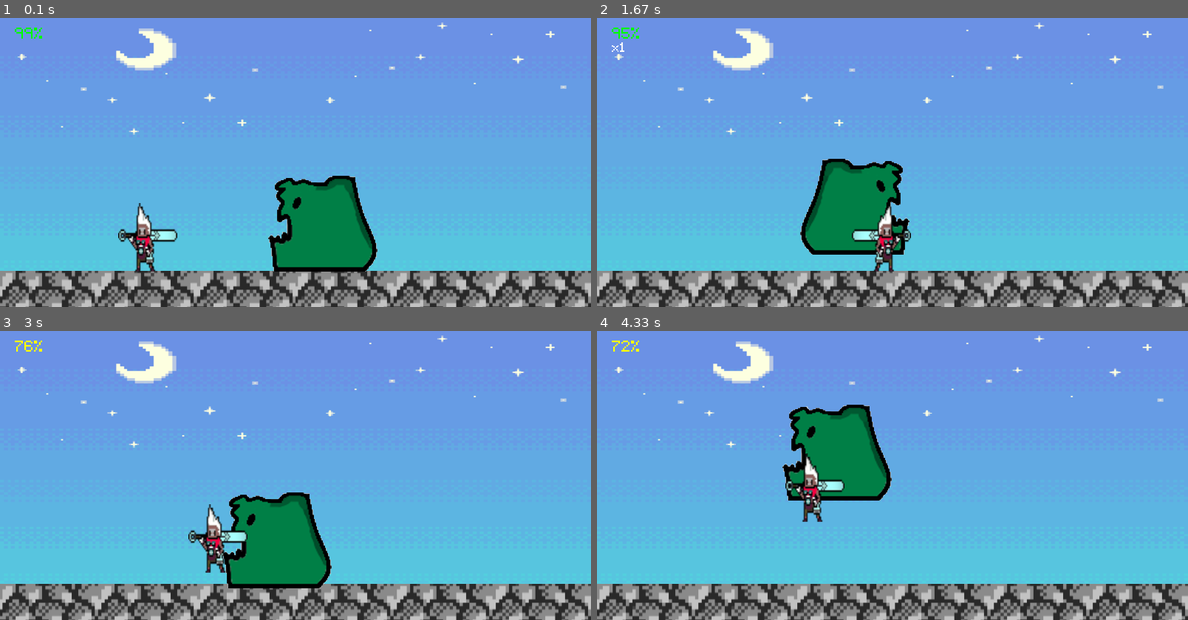
Above: before the commit, frames 1-4 (two rows, left to right).
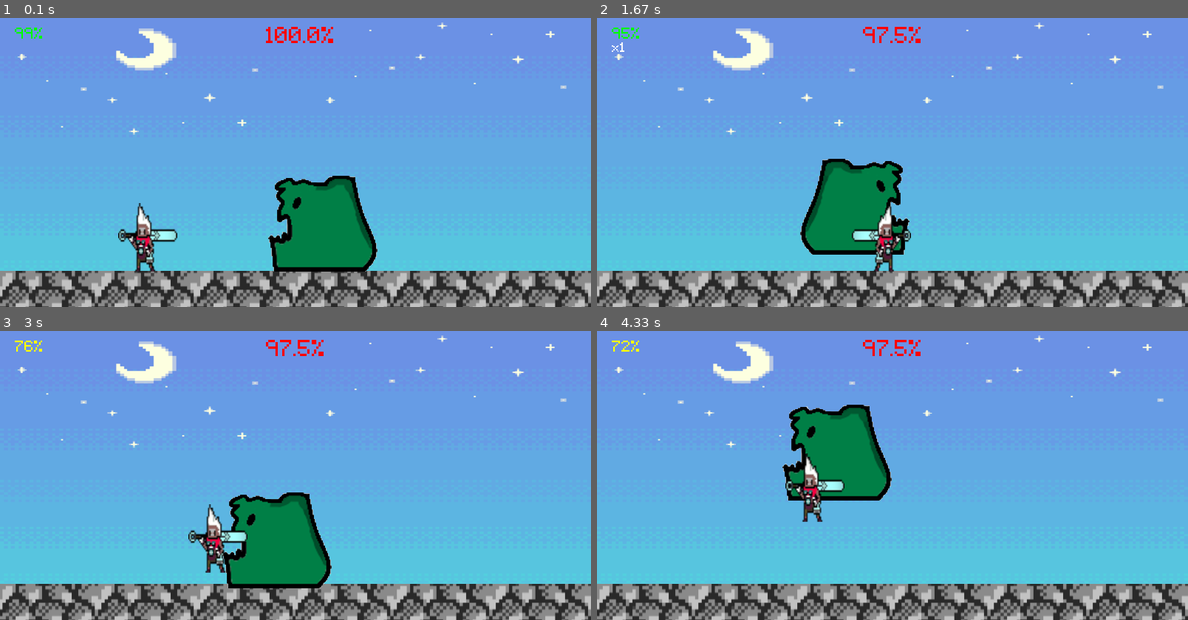
Above: after the commit, the same moments.

Repository: WINDKING-1/TheDasher
Game: pygame game, started from The dasher code.py
The game is run twice, just before and just after one commit, with the same random seed, the same clock (stepped at 60 frames per second) and the same inputs.
Inputs (mouse positions are in pixels of both pictures, inside the frame that each line leads up to):
- Up to frame 1 (0.1 s): no input
- Up to frame 2 (1.67 s): click (892, 159) at 0.38 s; hold Right 0.67-1.13 s; click (1081, 150) at 1.22 s; hold Right from 1.5 s (still down)
- Up to frame 3 (3 s): release Right at 1.97 s; hold Left 2-2.53 s; tap Space at 2.57, 2.97 s; hold Left from 2.9 s (still down)
- Up to frame 4 (4.33 s): tap Space at 3.27, 3.4, 3.7, 4.07 s; release Left at 3.3 s; hold Right 3.33-3.97 s; hold Left from 4 s (still down)

The runs differ from the first frame. In frame 1, 0.3% of the frame differs, in the area x 45-57%, y 3-9%; in frame 2, 0.2%; in frame 3, 0.2%; in frame 4, 0.2%.

Commit message:
Update The dasher code.py

Diff:
--- a/The dasher code.py
+++ b/The dasher code.py
@@ -92,7 +92,7 @@
     elif monster_health>=110:
         monster_surf=monster_1
         monster_mad=True
-    elif 0<monster_health<100:
+    elif 0<monster_health<110:
         monster_surf=monster_2
     else:
         winscreen()
@@ -206,6 +206,9 @@
     Health_text= str(player_health_text)+"%"
     Health_surf=Text_font.render(Health_text, True,Health_color)
     screen.blit(Health_surf,(20,20))
+    monster_Health_text= str(monster_health/2)+"%"
+    monster_Health_surf=combo_font_3.render(monster_Health_text, True,'red')
+    screen.blit(monster_Health_surf,(360,20))
 
 def combo_coloring():
     if combo_count!=0:
@@ -316,14 +319,6 @@
 
     player_dead_check()
 
-    if attack_cd!=0:
-        attack_cd-=1
-        if attack_cd>10:
-            if left:
-                player_surf=playerleft_attack
-            else:
-                player_surf=playerright_attack
-
     if dash_timer!=0:
         dashing=True
 
@@ -441,12 +436,12 @@
     else:
         Monster=monster_right_surf
 
-    if monster_left and monster_health>=100:
+    if monster_left and monster_health>=110:
         monster_1=monster_left_surf1
     else:
         monster_1=monster_right_surf1
 
-    if monster_left and monster_health<100:
+    if monster_left and monster_health<110:
         monster_2=monster_left_surf2
     else:
         monster_2=monster_right_surf2
@@ -459,6 +454,13 @@
         if not dashing:
             gravity()
 
+    if attack_cd!=0:
+        attack_cd-=1
+        if attack_cd>10:
+            if left:
+                player_surf=playerleft_attack
+            else:
+                player_surf=playerright_attack
     player_bleed()
     if (dashing_ineffect0 or dashing_ineffect1) and (player_dash or player_dash1):
         player_teleport()
